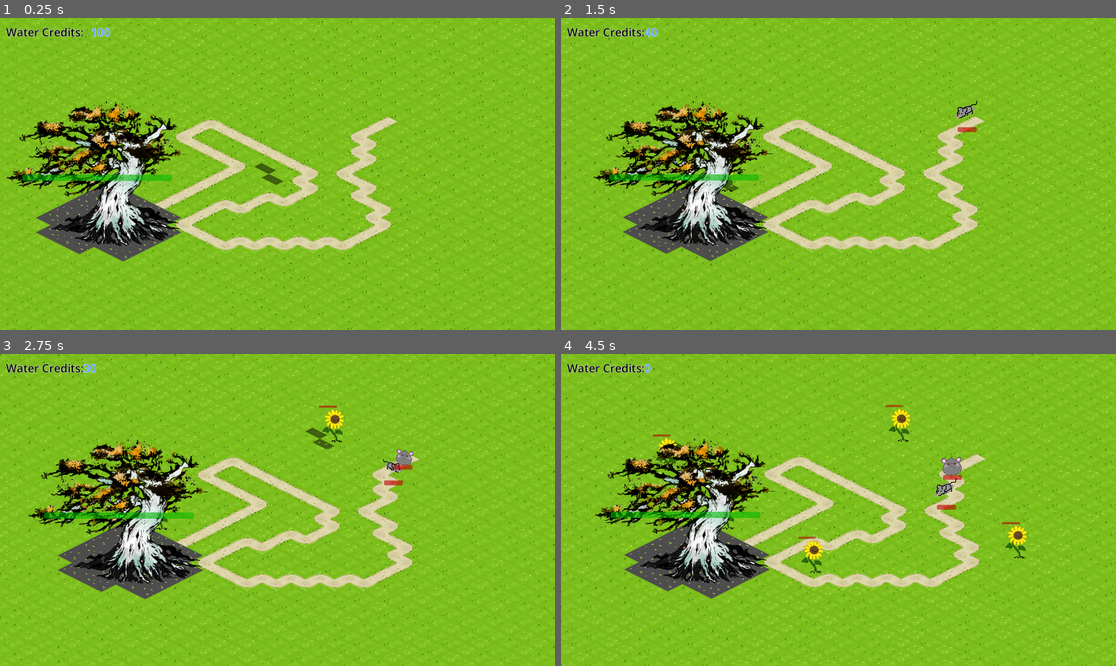
Above: before the commit, frames 1-4 (two rows, left to right).
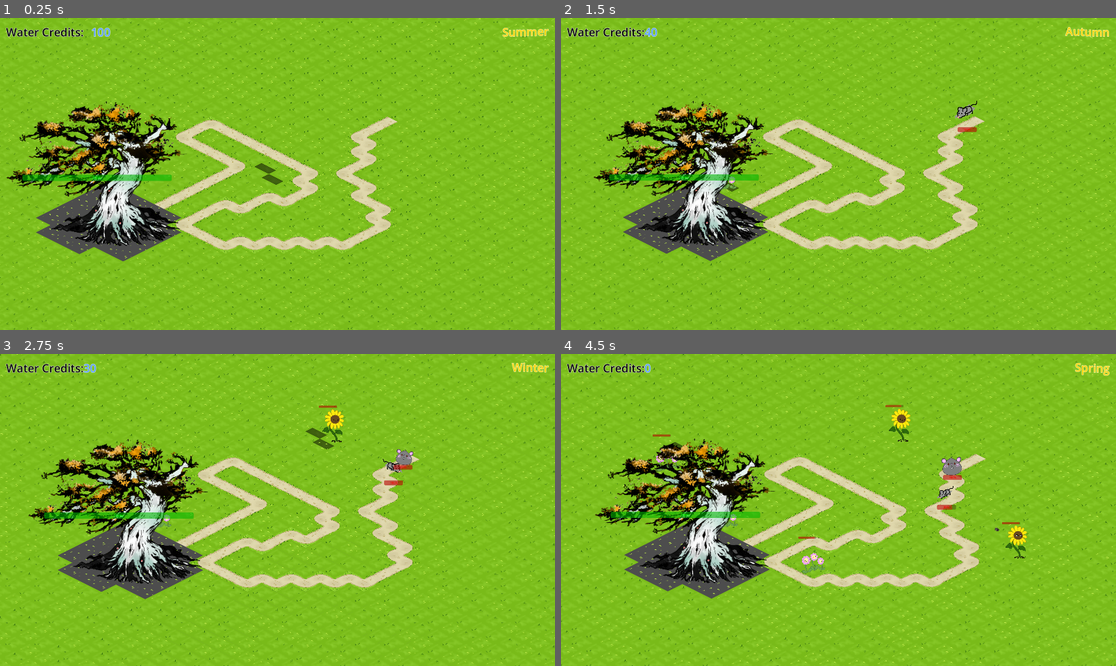
Above: after the commit, the same moments.

Repository: Evanev7/weather-report
Game: Godot game, scene res://levels/scenes/main_tree.tscn
The game is run twice, just before and just after one commit, with the same random seed, the same clock (stepped at 60 frames per second) and the same inputs.
Inputs (mouse positions are in pixels of both pictures, inside the frame that each line leads up to):
- Up to frame 1 (0.25 s): no input
- Up to frame 2 (1.5 s): move the mouse to (960, 158) at 0.52 s; tap E (change_weather) at 0.6 s; click (960, 158) at 0.8 s; move the mouse to (727, 189) at 1.27 s; click (727, 189) at 1.35 s
- Up to frame 3 (2.75 s): tap E (change_weather) at 1.55, 2.1 s; move the mouse to (333, 441) at 2.02 s; click (333, 441) at 2.3 s
- Up to frame 4 (4.5 s): move the mouse to (810, 572) at 2.77 s; click (810, 572) at 2.85 s; tap E (change_weather) at 3.05, 3.6 s; move the mouse to (1005, 556) at 3.52 s; click (1005, 556) at 3.8 s; move the mouse to (672, 463) at 4.27 s; click (672, 463) at 4.35 s

The runs differ from the first frame. In frame 1, 0.2% of the frame differs, in the area x 90-99%, y 3-7%; in frame 2, 0.2%; in frame 3, 0.2%; in frame 4, 0.8%, in the area x 17-99%, y 2-71%.
Error before the commit: Invalid call. Nonexistent function 'modify' in base 'Node'. (res://characters/scripts/plant.gd:68)

Commit message:
Added weather system & weather on hud

Diff:
--- a/UI/scenes/hud.tscn
+++ b/UI/scenes/hud.tscn
@@ -2,9 +2,10 @@
 
 [ext_resource type="Script" path="res://UI/scripts/hud.gd" id="1_to378"]
 
-[node name="HUD" type="CanvasLayer" node_paths=PackedStringArray("credits_label")]
+[node name="HUD" type="CanvasLayer" node_paths=PackedStringArray("credits_label", "weather_label")]
 script = ExtResource("1_to378")
 credits_label = NodePath("Credits")
+weather_label = NodePath("Weather")
 
 [node name="RichTextLabel" type="RichTextLabel" parent="."]
 offset_left = 21.0
@@ -34,3 +35,22 @@
 theme_override_font_sizes/normal_font_size = 39
 bbcode_enabled = true
 text = "[center]100[/center]"
+
+[node name="Weather" type="RichTextLabel" parent="."]
+anchors_preset = 1
+anchor_left = 1.0
+anchor_right = 1.0
+offset_left = -213.0
+offset_top = 21.0
+offset_right = -22.0
+offset_bottom = 80.0
+grow_horizontal = 0
+theme_override_colors/default_color = Color(1, 0.843137, 0, 1)
+theme_override_colors/font_outline_color = Color(1, 1, 1, 1)
+theme_override_constants/shadow_offset_x = 5
+theme_override_constants/shadow_offset_y = 5
+theme_override_constants/shadow_outline_size = 5
+theme_override_constants/outline_size = 4
+theme_override_font_sizes/normal_font_size = 39
+bbcode_enabled = true
+text = "[right][wave]Summer[/wave][/right]"
--- a/UI/scripts/hud.gd
+++ b/UI/scripts/hud.gd
@@ -1,6 +1,7 @@
 extends CanvasLayer
 
 @export var credits_label: RichTextLabel
+@export var weather_label: RichTextLabel
 
 # Called when the node enters the scene tree for the first time.
 func _ready():
@@ -8,3 +9,7 @@
 
 func update_credits(credits):
 	credits_label.text = str(credits)
+
+func update_weather(weather):
+	var text = "[right][wave]" + GameState.WEATHER.keys()[weather] + "[/wave][/right]"
+	weather_label.text = text
--- a/characters/resources/plants/daisies.tres
+++ b/characters/resources/plants/daisies.tres
@@ -1,8 +1,9 @@
-[gd_resource type="Resource" script_class="PlantResource" load_steps=4 format=3 uid="uid://pym6jr7pfd0i"]
+[gd_resource type="Resource" script_class="PlantResource" load_steps=5 format=3 uid="uid://pym6jr7pfd0i"]
 
 [ext_resource type="Script" path="res://characters/scripts/plant_resource.gd" id="1_8bk2i"]
 [ext_resource type="SpriteFrames" uid="uid://duly7wpbv6dvi" path="res://characters/assets/plants/daisies_spriteframes.tres" id="1_gqmx3"]
 [ext_resource type="SpriteFrames" uid="uid://im11bxrq38ls" path="res://objects/assets/bullets/bees_spriteframes.tres" id="2_jxp3l"]
+[ext_resource type="Script" path="res://characters/resources/plants/daisies_script.gd" id="3_hkm2b"]
 
 [resource]
 script = ExtResource("1_8bk2i")
@@ -12,12 +13,13 @@
 COST = 10
 DURABILITY = 100.0
 RANGE = 500.0
-FIRE_RATE = 1.0
+FIRE_RATE = 5.0
+WEATHER_SCRIPT = ExtResource("3_hkm2b")
 BULLET_ANIMATION = ExtResource("2_jxp3l")
 TYPE = 1
-DAMAGE = 0.2
-SHOT_SPEED = 1.0
+DAMAGE = 0.3
+SHOT_SPEED = 10.0
 SIZE = Vector2(2, 2)
-BULLET_LIFETIME = 50.0
+BULLET_LIFETIME = 5.0
 PIERCING_AMOUNT = 1
 PIERCING_COOLDOWN = 0.1
--- /dev/null
+++ b/characters/resources/plants/daisies_script.gd
@@ -0,0 +1,20 @@
+extends WeatherScript
+
+func modify_summer(plant: Plant):
+	plant.shot_size /= 1.5
+	plant.damage /= 1.5
+	plant.lifetime /= 1.5
+
+func modify_autumn(plant: Plant):
+	plant.shot_size /= 1.5
+	plant.damage /= 1.5
+	plant.lifetime /= 1.5
+
+func modify_winter(plant: Plant):
+	plant.firing_enabled = false
+
+func modify_spring(plant: Plant):
+	plant.firing_enabled = true
+	plant.shot_size *= 1.5
+	plant.damage *= 1.5
+	plant.lifetime *= 1.5
--- a/characters/resources/plants/sunflower.tres
+++ b/characters/resources/plants/sunflower.tres
@@ -1,31 +1,9 @@
-[gd_resource type="Resource" script_class="PlantResource" load_steps=8 format=3 uid="uid://d042sxrygxrhh"]
+[gd_resource type="Resource" script_class="PlantResource" load_steps=5 format=3 uid="uid://d042sxrygxrhh"]
 
 [ext_resource type="Script" path="res://characters/scripts/plant_resource.gd" id="1_808h7"]
 [ext_resource type="SpriteFrames" uid="uid://cu3qy4cbnjby1" path="res://characters/assets/plants/sunflower_spriteframes.tres" id="1_nxh3d"]
 [ext_resource type="SpriteFrames" uid="uid://cvo7cnppm5o2u" path="res://objects/assets/bullets/sunflower_seed_spriteframes.tres" id="2_kdhfy"]
-
-[sub_resource type="GDScript" id="GDScript_n3ia1"]
-script/source = "func modify(plant: Plant):
-	plant.firing_enabled = false
-
-"
-
-[sub_resource type="GDScript" id="GDScript_b1g8x"]
-script/source = "func modify(plant: Plant):
-	pass"
-
-[sub_resource type="GDScript" id="GDScript_aan4e"]
-script/source = "func modify(plant: Plant):
-	plant.damage *= 1.5
-	plant.fire_rate *= 2
-"
-
-[sub_resource type="GDScript" id="GDScript_c8t26"]
-script/source = "func modify(plant: Plant):
-	plant.firing_enabled = true
-	plant.damage /= 1.5
-	plant.firing_rate /= 2
-"
+[ext_resource type="Script" path="res://characters/resources/plants/sunflower_script.gd" id="3_b2gk0"]
 
 [resource]
 script = ExtResource("1_808h7")
@@ -34,12 +12,9 @@
 FLIP_H = false
 COST = 10
 DURABILITY = 100.0
-RANGE = 150.0
-FIRE_RATE = 10.0
-SUMMER_SCRIPT = SubResource("GDScript_aan4e")
-AUTUMN_SCRIPT = SubResource("GDScript_n3ia1")
-WINTER_SCRIPT = SubResource("GDScript_c8t26")
-SPRING_SCRIPT = SubResource("GDScript_b1g8x")
+RANGE = 200.0
+FIRE_RATE = 20.0
+WEATHER_SCRIPT = ExtResource("3_b2gk0")
 BULLET_ANIMATION = ExtResource("2_kdhfy")
 TYPE = 0
 DAMAGE = 1.0
--- /dev/null
+++ b/characters/resources/plants/sunflower_script.gd
@@ -0,0 +1,15 @@
+extends WeatherScript
+
+func modify_summer(plant: Plant):
+	plant.damage *= 1.5
+	plant.fire_rate *= 1.5
+
+func modify_autumn(plant: Plant):
+	plant.damage /= 1.5
+	plant.fire_rate /= 1.5
+
+func modify_winter(plant: Plant):
+	plant.firing_enabled = false
+
+func modify_spring(plant: Plant):
+	plant.firing_enabled = true
--- /dev/null
+++ b/characters/resources/plants/weather_base.gd
@@ -0,0 +1,2 @@
+extends Node
+class_name WeatherScript
--- a/characters/scenes/plant.tscn
+++ b/characters/scenes/plant.tscn
@@ -81,7 +81,7 @@
 [sub_resource type="CircleShape2D" id="CircleShape2D_6mpch"]
 radius = 2000.22
 
-[node name="Plant" type="AnimatedSprite2D" node_paths=PackedStringArray("durability_bar", "animation_player", "radius", "summer", "autumn", "winter", "spring")]
+[node name="Plant" type="AnimatedSprite2D" node_paths=PackedStringArray("durability_bar", "animation_player", "radius")]
 position = Vector2(5, 5)
 scale = Vector2(0.1, 0.1)
 sprite_frames = ExtResource("1_gn6eh")
@@ -90,10 +90,6 @@
 durability_bar = NodePath("Durability")
 animation_player = NodePath("AnimationPlayer")
 radius = NodePath("Area2D/CollisionShape2D")
-summer = NodePath("Summer")
-autumn = NodePath("Autumn")
-winter = NodePath("Winter")
-spring = NodePath("Spring")
 
 [node name="AnimationPlayer" type="AnimationPlayer" parent="."]
 libraries = {
@@ -119,13 +115,5 @@
 [node name="CollisionShape2D" type="CollisionShape2D" parent="Area2D"]
 shape = SubResource("CircleShape2D_6mpch")
 
-[node name="Summer" type="Node" parent="."]
-
-[node name="Autumn" type="Node" parent="."]
-
-[node name="Winter" type="Node" parent="."]
-
-[node name="Spring" type="Node" parent="."]
-
 [connection signal="area_entered" from="Area2D" to="." method="_on_range_area_entered"]
 [connection signal="area_exited" from="Area2D" to="." method="_on_range_area_exited"]
--- a/characters/scripts/plant.gd
+++ b/characters/scripts/plant.gd
@@ -8,14 +8,10 @@
 @export var radius: CollisionShape2D
 @export var fire_timer_max: float = 1000
 
-@export var summer: Node
-@export var autumn: Node
-@export var winter: Node
-@export var spring: Node
-
 ## Bullet Stats
 var fire_timer: float
 var fire_rate: float
+var wilting_rate: float = 1
 var shot_speed: float
 var damage: float
 var bullet_animation: SpriteFrames
@@ -28,6 +24,7 @@
 
 var enemy_array = []
 var weather: GameState.WEATHER
+var weather_script
 var firing_enabled: bool = true
 var can_fire: bool = false
 
@@ -36,12 +33,9 @@
 	pass # Replace with function body.
 
 func set_plant_as_resource(resource: PlantResource):
-	print(resource.SUMMER_SCRIPT)
-	summer.script = resource.SUMMER_SCRIPT
-	autumn.script = resource.AUTUMN_SCRIPT
-	winter.script = resource.WINTER_SCRIPT
-	spring.script = resource.SPRING_SCRIPT
-	#set_weather()
+	weather_script = resource.WEATHER_SCRIPT.new()
+	add_child(weather_script)
+	set_weather()
 
 	sprite_frames = resource.ANIMATION
 	bullet_animation = resource.BULLET_ANIMATION
@@ -61,31 +55,31 @@
 	weather = GameState.weather
 	match weather:
 		GameState.WEATHER.Summer:
-			summer.modify(self)
+			weather_script.modify_summer(self)
 		GameState.WEATHER.Autumn:
-			autumn.modify(self)
+			weather_script.modify_autumn(self)
 		GameState.WEATHER.Winter:
-			winter.modify(self)
+			weather_script.modify_winter(self)
 		GameState.WEATHER.Spring:
-			spring.modify(self)
+			weather_script.modify_spring(self)
 
 # Called every frame. 'delta' is the elapsed time since the previous frame.
 func _physics_process(_delta):
 	## Fire towards nearest enemy
-	if fire_timer >= 0 and firing_enabled:
+	if fire_timer >= 0:
 		#do we want to multiply this by delta?
 		fire_timer -= fire_rate
 	else:
 		can_fire = true
 
-	if enemy_array.size() != 0 and can_fire:
+	if enemy_array.size() != 0 and can_fire and firing_enabled:
 		fire_bullet()
 
 
 	## Health
 	#do we want to multiply this by delta?
 	# why?
-	durability_bar.value -= 0.1
+	durability_bar.value -= 0.1 * wilting_rate
 	if durability_bar.value <= 0:
 		firing_enabled = false
 		animation_player.play("wilt")
--- a/characters/scripts/plant_resource.gd
+++ b/characters/scripts/plant_resource.gd
@@ -14,11 +14,8 @@
 @export var RANGE: float = 500
 @export var FIRE_RATE: float = 10
 
-@export_category("Weather Scripts")
-@export var SUMMER_SCRIPT: Script
-@export var AUTUMN_SCRIPT: Script
-@export var WINTER_SCRIPT: Script
-@export var SPRING_SCRIPT: Script
+@export_category("Weather Script")
+@export var WEATHER_SCRIPT: Script
 
 @export_category("Bullet Metadata")
 @export var BULLET_ANIMATION: SpriteFrames
--- a/components/scripts/game_state.gd
+++ b/components/scripts/game_state.gd
@@ -1,4 +1,6 @@
 extends Node
+
+@onready var HUD: CanvasLayer = get_parent().get_node("main/World/HUD")
 
 var debug = true
 signal fire_from(plant, direction)
@@ -13,5 +15,6 @@
 
 func set_weather(new_weather):
 	weather = new_weather
+	HUD.update_weather(weather)
 	get_tree().call_group("plant", "set_weather")
 	get_tree().call_group("enemy", "set_weather")
--- a/levels/scripts/tile_map.gd
+++ b/levels/scripts/tile_map.gd
@@ -31,8 +31,7 @@
 
 func _input(_event):
 	if Input.is_action_just_pressed("left_click"):
-		#var stored_plant = plant_handler.plant_resource_list[randi() % plant_handler.plant_resource_list.size()]
-		var stored_plant = plant_handler.plant_resource_list[1]
+		var stored_plant = plant_handler.plant_resource_list[randi() % plant_handler.plant_resource_list.size()]
 		var mouse_pos = to_local(get_global_mouse_position())
 		var tile_mouse_pos = local_to_map(mouse_pos)
 		tile_mouse_pos.x += 1
--- a/project.godot
+++ b/project.godot
@@ -32,7 +32,8 @@
 "res://characters/": "teal",
 "res://components/": "purple",
 "res://levels/": "blue",
-"res://objects/": "orange"
+"res://objects/": "orange",
+"res://shaders/": "gray"
 }
 
 [input]
--- /dev/null
+++ b/script_templates/WeatherScript/weather_script_base.gd
@@ -0,0 +1,15 @@
+# meta-default: true
+
+extends _BASE_
+
+func modify_summer(plant: Plant):
+	pass
+
+func modify_autumn(plant: Plant):
+	pass
+
+func modify_winter(plant: Plant):
+	pass
+
+func modify_spring(plant: Plant):
+	pass
